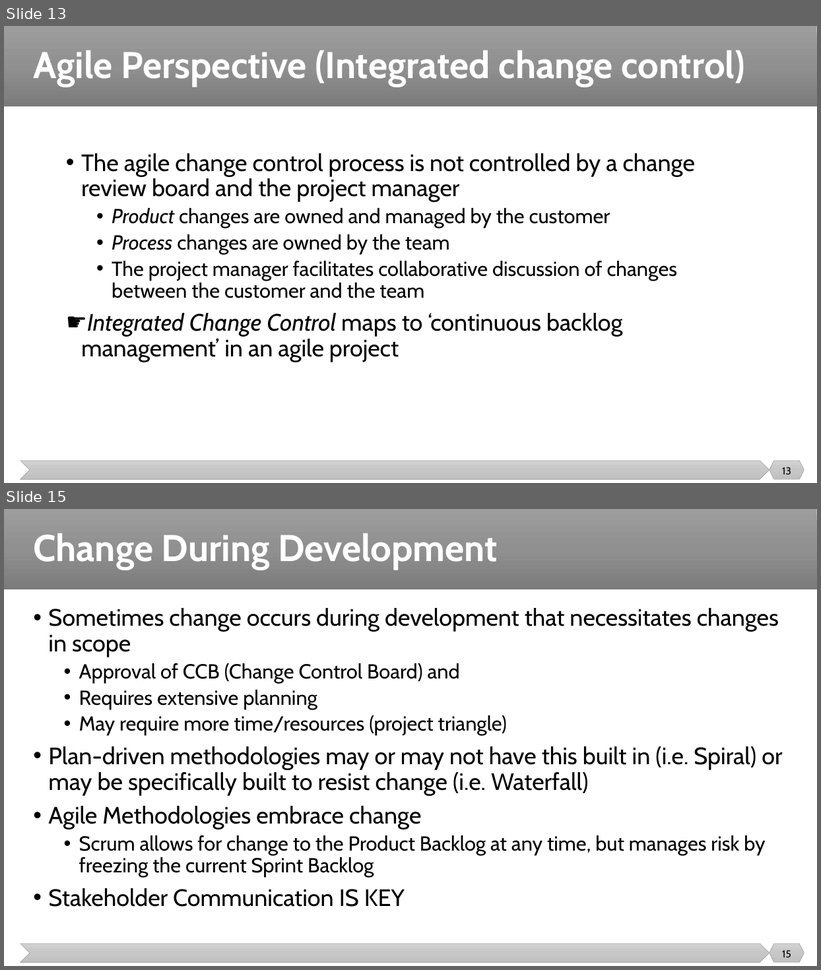
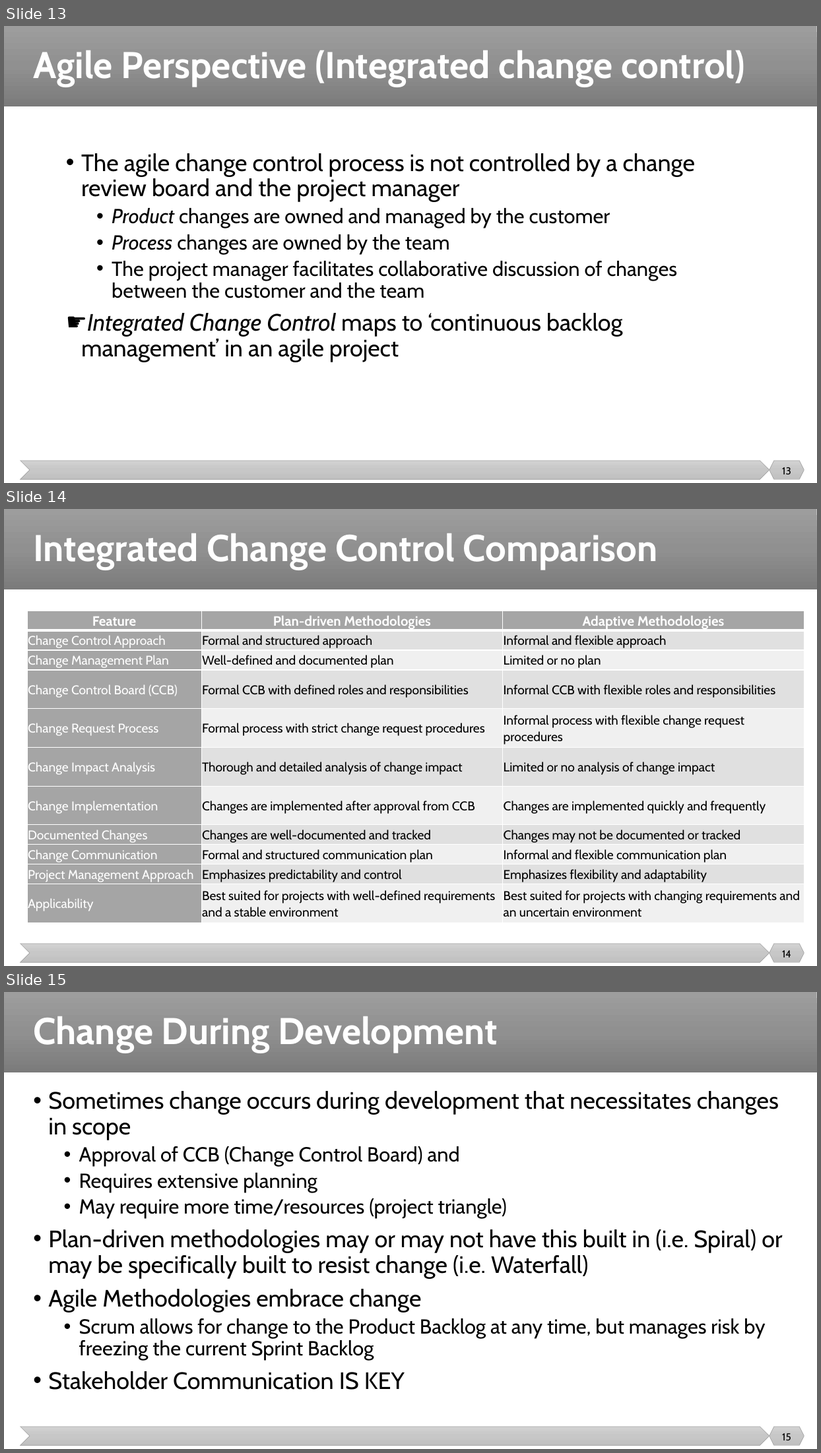
Before and after one commit to malenezi/malenezi, a slide deck: SE423/Lectures/9-Change Management/Change Management.pptx. Shown one above the other, each under a label of ours: slides 13 and 15 before the commit, slides 13, 14 and 15 after it; the slides between them are not shown. The pictures are 821x970 and 821x1453 pixels, drawn with LibreOffice and Linux fonts; fonts in the diff are those of the drawing. Boxes give left, top, right and bottom in pixels: in the first picture for what was removed or moved away, otherwise in the second. Text is boxed around its words. In the diff, an @@ line names an element or a change of style, - is before the commit and + after.

Commit message:
May 2023

```diff
--- a/SE423/Lectures/9-Change Management/Change Management.pptx
+++ b/SE423/Lectures/9-Change Management/Change Management.pptx
@@ slide 14 added at bbox=[4, 509, 817, 966], background #FFFFFF; not listed: 3 template elements that a slide beside it also shows @@
@@ title added at bbox=[33, 533, 658, 570], 44 pt, text #FFFFFF, bold @@
+Integrated Change Control Comparison
@@ table added at bbox=[27, 611, 805, 923], 11 rows, 3 columns @@
+Feature | Plan-driven Methodologies | Adaptive Methodologies
+Change Control Approach | Formal and structured approach | Informal and flexible approach
+Change Management Plan | Well-defined and documented plan | Limited or no plan
+Change Control Board (CCB) | Formal CCB with defined roles and responsibilities | Informal CCB with flexible roles and responsibilities
+Change Request Process | Formal process with strict change request procedures | Informal process with flexible change request procedures
+Change Impact Analysis | Thorough and detailed analysis of change impact | Limited or no analysis of change impact
+Change Implementation | Changes are implemented after approval from CCB | Changes are implemented quickly and frequently
+Documented Changes | Changes are well-documented and tracked | Changes may not be documented or tracked
+Change Communication | Formal and structured communication plan | Informal and flexible communication plan
+Project Management Approach | Emphasizes predictability and control | Emphasizes flexibility and adaptability
+Applicability | Best suited for projects with well-defined requirements and a stable environment | Best suited for projects with changing requirements and an uncertain environment
@@ page number added at bbox=[782, 951, 791, 958], 12 pt, text #000000 @@
+14
```
Also in this commit, not shown: 1 slide removed.
